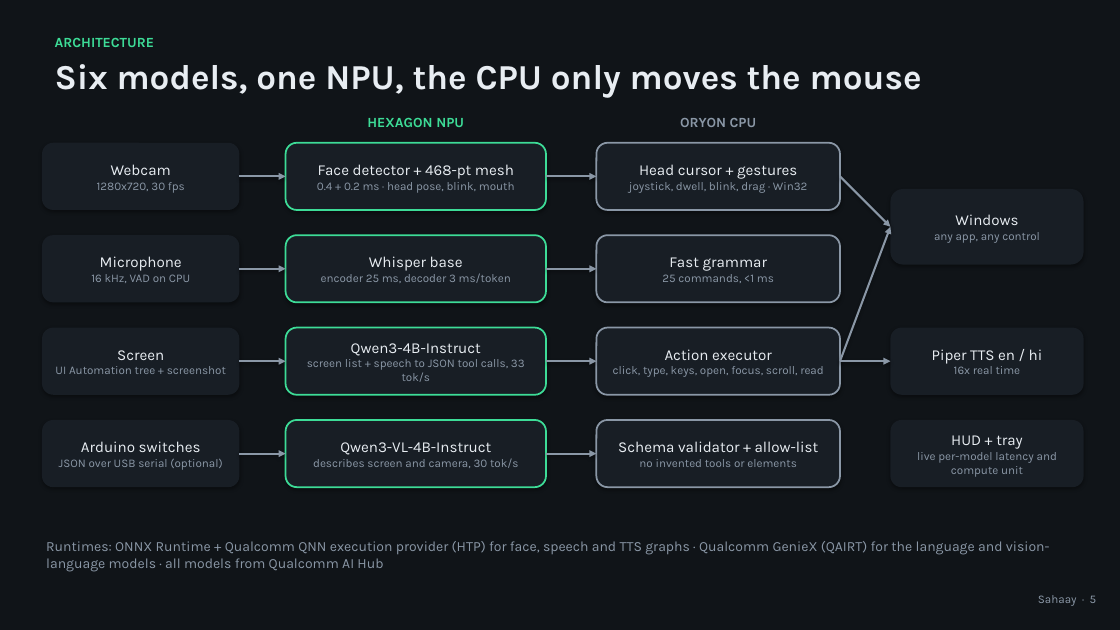
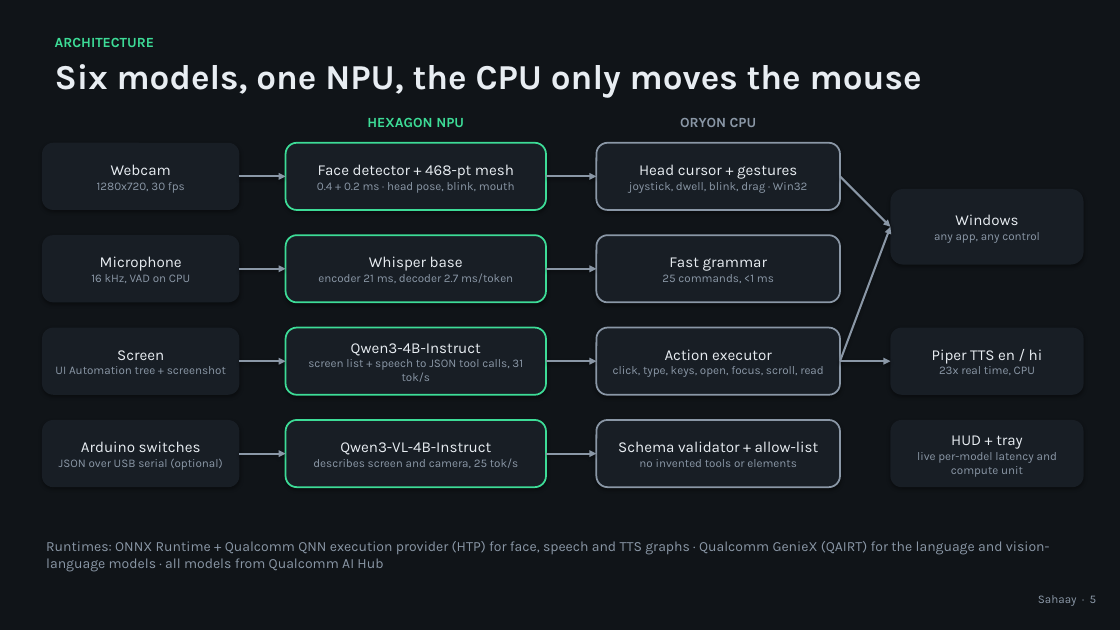
Before and after one commit to Vision-jarvis/sahaay, a slide deck: slide 5 of docs/deck/Sahaay_Pitch.pptx. Drawn at 1120x630 pixels with LibreOffice and Linux fonts; fonts in the diff are those of the drawing. Boxes give left, top, right and bottom in pixels: in the first picture for what was removed or moved away, otherwise in the second. Text is boxed around its words. In the diff, an @@ line names an element or a change of style, - is before the commit and + after.

```diff
--- a/docs/deck/Sahaay_Pitch.pptx
+++ b/docs/deck/Sahaay_Pitch.pptx
@@ text in rounded rectangle at <box>318,273,513,283</box>: text changed @@
-encoder 25 ms, decoder 3 ms/token
+encoder 21 ms, decoder 2.7 ms/token
@@ text in rounded rectangle at <box>308,359,523,382</box>: text changed @@
-screen list + speech to JSON tool calls, 33 tok/s
+screen list + speech to JSON tool calls, 31 tok/s
@@ text in rounded rectangle at <box>939,366,1035,375</box>: text changed @@
-16x real time
+23x real time, CPU
@@ text in rounded rectangle at <box>313,459,518,468</box>: text changed @@
-describes screen and camera, 30 tok/s
+describes screen and camera, 25 tok/s
```
Also in this commit, not shown: 3 other slides changed, 7 other files.
